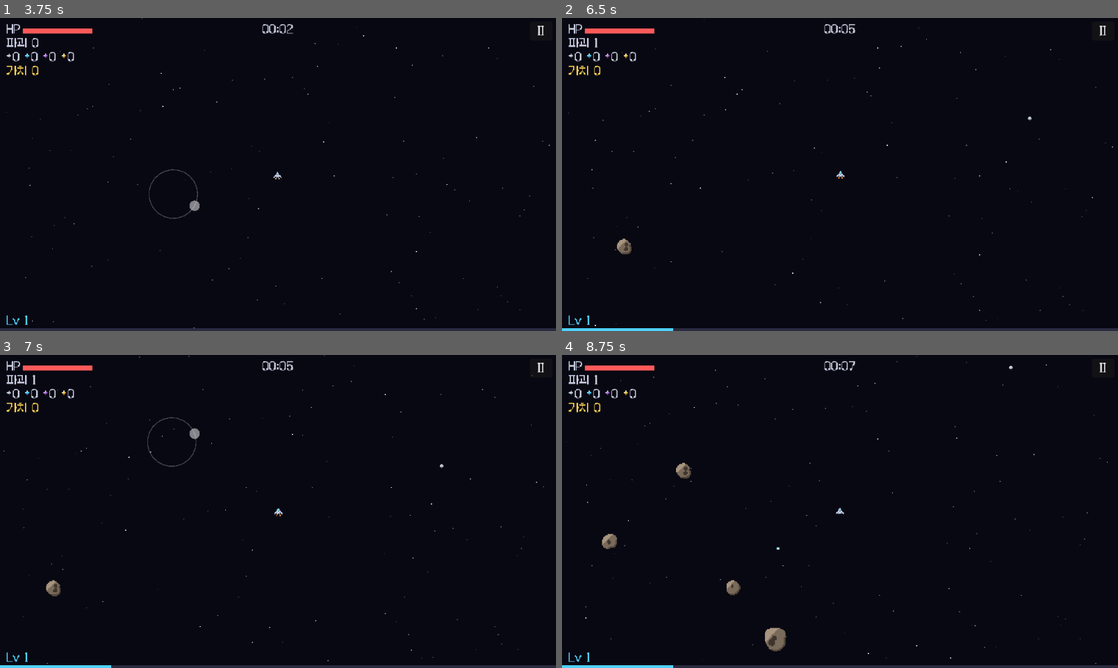
Above: before the commit, frames 1-4 (two rows, left to right).
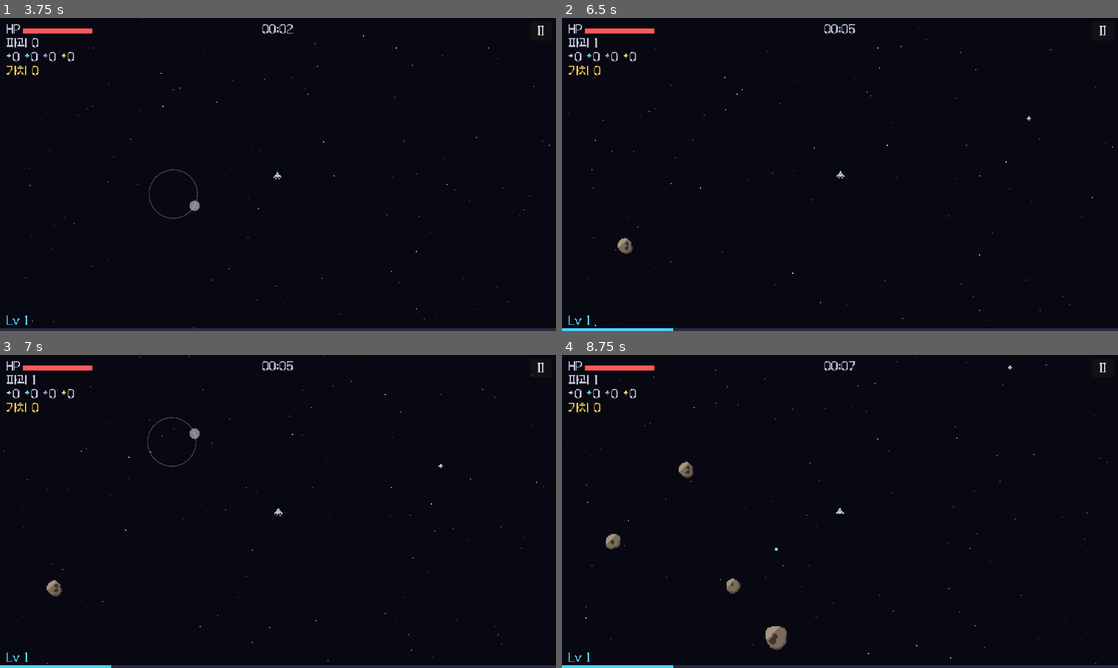
Above: after the commit, the same moments.

Repository: jaehyo-dev/asteroid-miner
Game: Godot game, scene res://scenes/main.tscn
Two runs of this game, one before a commit and one after it. Both use one fixed random seed, a clock stepped at 60 frames per second and the inputs below.
Inputs (mouse positions are in pixels of both pictures, inside the frame that each line leads up to):
- Up to frame 1 (3.75 s): click "출격" at 0.5 s; click "II" at 1.25 s; click "계속하기" at 2 s; tap Enter (confirm) at 2.75 s; move the mouse to (400, 158) at 2.77 s; hold D (move_right) 2.78-3.5 s; tap 1 at 2.85 s; click (400, 158) at 2.92 s; tap Space at 3.02 s; tap 9 at 3.05 s; drag from (166, 190) to (250, 237) at 3.52 s
- Up to frame 2 (6.5 s): move the mouse to (895, 105) at 4.27 s; hold D (move_right) 4.28-5 s; tap 3 at 4.35, 6.05 s; tap 1 at 4.55, 5.85 s; drag from (812, 237) to (673, 127) at 5.02 s; move the mouse to (1006, 221) at 5.77 s; hold A (move_left) from 5.78 s (still down); tap Space at 6.02 s
- Up to frame 3 (7 s): release A (move_left) at 6.5 s; drag from (111, 464) to (194, 433) at 6.52 s
- Up to frame 4 (8.75 s): move the mouse to (867, 511) at 7.27 s; hold S (move_down) 7.28-8 s; tap 3 at 7.35 s; click (867, 511) at 7.42 s; tap 9 at 7.55 s; drag from (756, 433) to (728, 527) at 8.02 s

Frame 1 is identical in both runs. In frame 2, less than 0.1% of the frame differs, in the area x 9-85%, y 31-76%; in frame 3, less than 0.1%; in frame 4, 0.4%, in the area x 7-82%, y 3-95%.

Commit message:
4단계 최종 검토 반영: 후반 난이도 계속 상승, 밸런스 봇 테스트, 수치 정리
Co-Authored-By: Claude Opus 5.5 <noreply@anthropic.com>
Claude-Session: https://claude.ai/code/session_01SA6thFTzKNGHA2UYPfpjGv

Diff:
--- a/scripts/balance.gd
+++ b/scripts/balance.gd
@@ -43,6 +43,12 @@
 const SPAWN_INTERVAL_START := 1.0
 const SPAWN_INTERVAL_MIN := 0.15
 const SPAWN_RAMP_TIME := 240.0
+## 그 뒤로도 계속 어려워진다: 등장 간격이 이 시간(초)마다 절반이 된다 (SPAWN_INTERVAL_FLOOR까지).
+## 강화를 아무리 쌓아도 결국 버틸 수 없게 해서 한 판이 끝나도록 한다.
+const SPAWN_LATE_HALVING_TIME := 60.0
+const SPAWN_INTERVAL_FLOOR := 0.03
+## 운석 속도는 이 시간(초)마다 기본 속도만큼 더 빨라진다 (180초면 2배).
+const ASTEROID_SPEED_GROWTH_TIME := 180.0
 ## 운석은 화면 밖 이만큼 떨어진 곳에서 나타난다.
 const SPAWN_MARGIN := 24.0
 ## 화면 대각선 반 길이의 이 배수보다 멀어진 운석은 없앤다.
@@ -84,10 +90,12 @@
 const MAX_MINERALS := 300
 
 # ── 경험치와 레벨업 강화 ─────────────────────────────
-## 레벨업에 필요한 경험치 = XP_BASE + (현재 레벨 - 1) × XP_GROWTH  (1→2: 5, 2→3: 9, 3→4: 13 …)
+## 레벨업에 필요한 경험치 = XP_BASE + (현재 레벨 - 1) × XP_GROWTH  (1→2: 5, 2→3: 11, 3→4: 17 …)
 ## 경험치는 탄으로 운석을 부수면 얻는다 (크기별 xp는 ASTEROID_TYPES).
 const XP_BASE := 5
 const XP_GROWTH := 6
+## 레벨업 메뉴가 뜬 직후 이 시간 동안은 고를 수 없다 (게임 중 갑자기 뜬 메뉴를 실수로 누르지 않게)
+const LEVEL_UP_INPUT_DELAY := 0.35
 ## 레벨업 때 보여 주는 강화 수
 const UPGRADE_CHOICE_COUNT := 3
 ## 강화 목록: id, 이름, 최대 단계. 강화는 그 판에서만 유지된다.
--- a/scripts/logic/run_sim.gd
+++ b/scripts/logic/run_sim.gd
@@ -143,7 +143,7 @@
 	a.pos = spawn_position(rng, player_pos, view_size, a.radius)
 	# 우주선 쪽을 향하되 조금씩 빗나가게 한다.
 	var aim := (player_pos - a.pos).angle() + deg_to_rad(rng.randf_range(-Balance.ASTEROID_AIM_SPREAD_DEG, Balance.ASTEROID_AIM_SPREAD_DEG))
-	a.vel = Vector2.from_angle(aim) * rng.randf_range(info["speed_min"], info["speed_max"])
+	a.vel = Vector2.from_angle(aim) * rng.randf_range(info["speed_min"], info["speed_max"]) * asteroid_speed_mult(time)
 	asteroids.append(a)
 	return a
 
@@ -398,10 +398,18 @@
 	return result
 
 
-## 지금 시간의 운석 등장 간격
+## 지금 시간의 운석 등장 간격: 처음 SPAWN_RAMP_TIME 동안 MIN까지 줄고, 그 뒤로는 계속 절반씩 준다.
 static func spawn_interval(t: float) -> float:
-	var k := clampf(t / Balance.SPAWN_RAMP_TIME, 0.0, 1.0)
-	return lerpf(Balance.SPAWN_INTERVAL_START, Balance.SPAWN_INTERVAL_MIN, k)
+	if t <= Balance.SPAWN_RAMP_TIME:
+		var k := clampf(t / Balance.SPAWN_RAMP_TIME, 0.0, 1.0)
+		return lerpf(Balance.SPAWN_INTERVAL_START, Balance.SPAWN_INTERVAL_MIN, k)
+	var late := Balance.SPAWN_INTERVAL_MIN * pow(0.5, (t - Balance.SPAWN_RAMP_TIME) / Balance.SPAWN_LATE_HALVING_TIME)
+	return maxf(late, Balance.SPAWN_INTERVAL_FLOOR)
+
+
+## 지금 시간의 운석 속도 배율
+static func asteroid_speed_mult(t: float) -> float:
+	return 1.0 + maxf(t, 0.0) / Balance.ASTEROID_SPEED_GROWTH_TIME
 
 
 ## 지금 시간의 운석 크기별 등장 비율
--- a/scripts/run.gd
+++ b/scripts/run.gd
@@ -7,8 +7,6 @@
 ## 메뉴 종류
 enum Menu { NONE, PAUSE, GAME_OVER, LEVEL_UP }
 
-## 레벨업 메뉴가 뜬 직후 이 시간 동안은 고를 수 없다 (실수로 누르는 것 방지)
-const LEVEL_UP_INPUT_DELAY := 0.35
 
 @onready var world: WorldView = $World
 @onready var camera: Camera2D = $Camera
@@ -53,7 +51,7 @@
 func _unhandled_input(event: InputEvent) -> void:
 	# 레벨업 메뉴에서는 숫자키 1, 2, 3으로도 고를 수 있다.
 	if current_menu == Menu.LEVEL_UP and event is InputEventKey and event.pressed and not event.echo:
-		var index: int = event.physical_keycode - KEY_1
+		var index := number_key_index(event.physical_keycode)
 		if index >= 0 and index < sim.choices.size():
 			menu.choose(index)
 			get_viewport().set_input_as_handled()
@@ -64,6 +62,15 @@
 		elif current_menu == Menu.PAUSE:
 			_close_menu()
 		get_viewport().set_input_as_handled()
+
+
+## 숫자키(윗줄 1~9, 키패드 1~9) → 0부터 시작하는 번호. 숫자키가 아니면 -1.
+static func number_key_index(keycode: Key) -> int:
+	if keycode >= KEY_1 and keycode <= KEY_9:
+		return keycode - KEY_1
+	if keycode >= KEY_KP_1 and keycode <= KEY_KP_9:
+		return keycode - KEY_KP_1
+	return -1
 
 
 func _notification(what: int) -> void:
@@ -94,7 +101,7 @@
 		if id != Upgrades.REPAIR:
 			label += " Lv%d" % next
 		options.append("%d. %s\n%s" % [i + 1, label, Upgrades.describe(id)])
-	_open_menu(Menu.LEVEL_UP, "레벨 업! Lv %d" % (sim.level - sim.pending_levelups + 1), "강화를 하나 고르세요", options, LEVEL_UP_INPUT_DELAY)
+	_open_menu(Menu.LEVEL_UP, "레벨 업! Lv %d" % (sim.level - sim.pending_levelups + 1), "강화를 하나 고르세요", options, Balance.LEVEL_UP_INPUT_DELAY)
 
 
 func _open_menu(kind: Menu, title: String, body: String, options: PackedStringArray, input_delay: float = 0.0) -> void:
--- /dev/null
+++ b/tests/balance_bot.gd
@@ -0,0 +1,42 @@
+class_name BalanceBot
+extends RefCounted
+## 밸런스 확인용 자동 플레이 봇 (테스트 전용, 게임에는 포함되지 않음).
+## 강화는 무작위로 고르고, 움직이는 방식만 다르다.
+##   still: 가만히 있음 / wander: 2초마다 무작위 방향으로 돌아다님 / flee: 가까운 운석 반대로 피함
+
+const STEP := 1.0 / 30.0
+
+
+## 한 판을 끝까지(또는 max_time까지) 돌리고 {time, level, value, alive}를 돌려준다.
+static func play(style: String, seed_value: int, max_time: float) -> Dictionary:
+	var sim := RunSim.new(seed_value)
+	var rng := RandomNumberGenerator.new()
+	rng.seed = seed_value * 31 + 7
+	var move := Vector2.ZERO
+	var turn := 0.0
+	while sim.alive and sim.time < max_time:
+		if not sim.choices.is_empty():
+			sim.choose(rng.randi_range(0, sim.choices.size() - 1))
+			continue
+		match style:
+			"wander":
+				turn -= STEP
+				if turn <= 0.0:
+					turn = 2.0
+					move = Vector2.from_angle(rng.randf() * TAU)
+			"flee":
+				var near := RunSim.nearest_asteroid(sim.player_pos, sim.asteroids, 80.0)
+				move = (sim.player_pos - near.pos).normalized() if near != null else Vector2.ZERO
+			_:
+				move = Vector2.ZERO
+		sim.update(STEP, move)
+	return {"time": sim.time, "level": sim.level, "value": sim.mineral_value, "alive": sim.alive}
+
+
+## 여러 판의 생존 시간 [최소, 중앙값, 최대]
+static func survival_stats(style: String, seeds: Array, max_time: float) -> Array[float]:
+	var times: Array[float] = []
+	for s in seeds:
+		times.append(float(play(style, s, max_time)["time"]))
+	times.sort()
+	return [times[0], times[times.size() / 2], times[times.size() - 1]]
--- /dev/null
+++ b/tests/test_balance.gd
@@ -0,0 +1,21 @@
+extends TestCase
+## 밸런스 시뮬레이션 테스트: 봇이 무작위 강화로 플레이했을 때 한 판 길이 확인.
+## GAME_SPEC "한 판 길이 3~5분"을 기준으로, 수치를 바꿔도 크게 벗어나지 않게 지킨다.
+## (봇: 가만히 / 돌아다님 / 운석 피하기, 각각 8판)
+
+const SEEDS := [1000, 1001, 1002, 1003, 1004, 1005, 1006, 1007]
+## 이 시간 안에는 어떤 봇도 반드시 끝나야 한다 (강화를 쌓아도 끝없이 버틸 수 없음)
+const HARD_LIMIT := 600.0
+## 중앙값 허용 범위 (2분 30초 ~ 6분)
+const MEDIAN_MIN := 150.0
+const MEDIAN_MAX := 360.0
+## 처음 2분 안에 끝나면 너무 어렵다
+const EARLIEST_END := 120.0
+
+
+func test_어떤_플레이도_한_판이_끝나고_길이가_알맞음() -> void:
+	for style in ["still", "wander", "flee"]:
+		var st := BalanceBot.survival_stats(style, SEEDS, HARD_LIMIT + 1.0)
+		assert_true(st[2] <= HARD_LIMIT, "%s 최대 %.0f초 (10분 안에 끝나야 함)" % [style, st[2]])
+		assert_true(st[1] >= MEDIAN_MIN and st[1] <= MEDIAN_MAX, "%s 중앙값 %.0f초" % [style, st[1]])
+		assert_true(st[0] >= EARLIEST_END, "%s 최소 %.0f초 (너무 빨리 끝남)" % [style, st[0]])
--- a/tests/test_run_scene.gd
+++ b/tests/test_run_scene.gd
@@ -97,7 +97,7 @@
 	assert_eq(run.menu.buttons().size(), Balance.UPGRADE_CHOICE_COUNT)
 	assert_true(run.menu.buttons()[0].disabled, "뜬 직후에는 누를 수 없음")
 	var t: float = run.sim.time
-	await get_tree().create_timer(run.LEVEL_UP_INPUT_DELAY + 0.1).timeout
+	await get_tree().create_timer(Balance.LEVEL_UP_INPUT_DELAY + 0.1).timeout
 	assert_false(run.menu.buttons()[0].disabled, "잠시 뒤 누를 수 있음")
 	assert_eq(run.sim.time, t, "고르는 동안 멈춤")
 	run.menu.choose(1)
@@ -113,12 +113,12 @@
 	run.sim.gain_xp(Upgrades.xp_to_next(1) + Upgrades.xp_to_next(2))
 	await wait_frames(2)
 	assert_true(run.menu.title_text().contains("Lv 2"), run.menu.title_text())
-	await get_tree().create_timer(run.LEVEL_UP_INPUT_DELAY + 0.1).timeout
+	await get_tree().create_timer(Balance.LEVEL_UP_INPUT_DELAY + 0.1).timeout
 	run.menu.choose(0)
 	await wait_frames(2)
 	assert_true(run.menu.visible, "두 번째 메뉴")
 	assert_true(run.menu.title_text().contains("Lv 3"), run.menu.title_text())
-	await get_tree().create_timer(run.LEVEL_UP_INPUT_DELAY + 0.1).timeout
+	await get_tree().create_timer(Balance.LEVEL_UP_INPUT_DELAY + 0.1).timeout
 	run.menu.choose(0)
 	await wait_frames(2)
 	assert_false(run.menu.visible)
@@ -129,7 +129,7 @@
 	var run: Node = await _start()
 	run.sim.gain_xp(Balance.XP_BASE)
 	await wait_frames(2)
-	await get_tree().create_timer(run.LEVEL_UP_INPUT_DELAY + 0.1).timeout
+	await get_tree().create_timer(Balance.LEVEL_UP_INPUT_DELAY + 0.1).timeout
 	var expected: String = run.sim.choices[2]
 	var key := InputEventKey.new()
 	key.physical_keycode = KEY_3
@@ -138,3 +138,11 @@
 	await wait_frames(1)
 	assert_eq(int(run.sim.upgrade_levels.get(expected, 0)), 1, "3번 강화 적용")
 	run.queue_free()
+
+
+func test_숫자키_번호() -> void:
+	var script: GDScript = load("res://scripts/run.gd")
+	assert_eq(script.number_key_index(KEY_1), 0)
+	assert_eq(script.number_key_index(KEY_3), 2)
+	assert_eq(script.number_key_index(KEY_KP_2), 1, "키패드")
+	assert_eq(script.number_key_index(KEY_A), -1)
--- a/tests/test_run_sim.gd
+++ b/tests/test_run_sim.gd
@@ -48,7 +48,29 @@
 	var mid := RunSim.spawn_interval(Balance.SPAWN_RAMP_TIME / 2.0)
 	assert_true(mid < Balance.SPAWN_INTERVAL_START and mid > Balance.SPAWN_INTERVAL_MIN, "중간 %f" % mid)
 	assert_true(is_equal_approx(RunSim.spawn_interval(Balance.SPAWN_RAMP_TIME), Balance.SPAWN_INTERVAL_MIN))
-	assert_true(is_equal_approx(RunSim.spawn_interval(9999.0), Balance.SPAWN_INTERVAL_MIN))
+
+
+func test_시간이_더_지나면_등장_간격이_계속_절반씩_줄고_바닥에서_멈춤() -> void:
+	var t := Balance.SPAWN_RAMP_TIME + Balance.SPAWN_LATE_HALVING_TIME
+	assert_true(is_equal_approx(RunSim.spawn_interval(t), Balance.SPAWN_INTERVAL_MIN / 2.0), "절반")
+	assert_true(is_equal_approx(RunSim.spawn_interval(99999.0), Balance.SPAWN_INTERVAL_FLOOR), "바닥")
+	# 시간이 지날수록 절대 늘어나지 않는다
+	var prev := RunSim.spawn_interval(0.0)
+	for i in 120:
+		var cur := RunSim.spawn_interval(i * 5.0)
+		assert_true(cur <= prev + 0.00001, "%d초에 늘어남" % (i * 5))
+		prev = cur
+
+
+func test_운석은_시간이_지날수록_빨라짐() -> void:
+	assert_eq(RunSim.asteroid_speed_mult(0.0), 1.0)
+	assert_true(is_equal_approx(RunSim.asteroid_speed_mult(Balance.ASTEROID_SPEED_GROWTH_TIME), 2.0))
+	var sim := _quiet_sim()
+	sim.time = Balance.ASTEROID_SPEED_GROWTH_TIME
+	for i in 20:
+		var a := sim.spawn_asteroid()
+		var info: Dictionary = Balance.ASTEROID_TYPES[a.type]
+		assert_true(a.vel.length() >= info["speed_min"] * 2.0 - 0.01, "2배 속도")
 
 
 func test_시간이_지나면_큰_운석_비율이_늘어남() -> void:
Not shown, added: tests/balance_bot.gd.uid
Not shown, added: tests/test_balance.gd.uid
Not shown, changed: CHANGELOG.md
